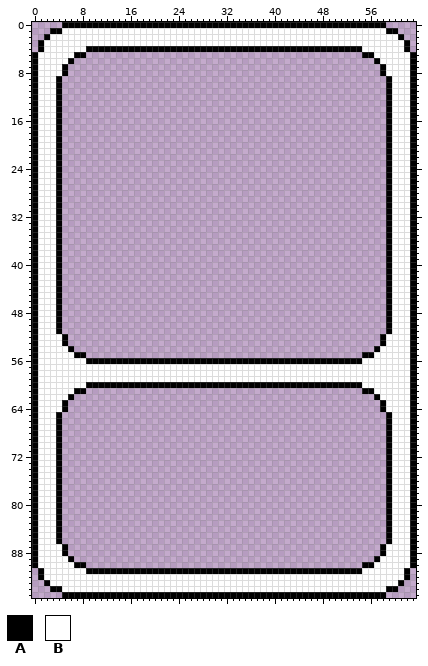
File history of a pixel-art file, Plasmid_Core/Content/card_frame.aseprite. Above: the version before the commit.
64x96 pixels, 1 frame.
Palette (. is transparent): A #000000  B #ffffff
Pixels before (only the part around the change), first column x 0:
 0 .....AAAAAAAAAAAAAAAAAAAAAAAAAAAAAAAAAAAAAAAAAAAAAAAAAAAAAA.....
 1 ...AABBBBBBBBBBBBBBBBBBBBBBBBBBBBBBBBBBBBBBBBBBBBBBBBBBBBBBAA...
 2 ..ABBBBBBBBBBBBBBBBBBBBBBBBBBBBBBBBBBBBBBBBBBBBBBBBBBBBBBBBBBA..
 3 .ABBBBBBBBBBBBBBBBBBBBBBBBBBBBBBBBBBBBBBBBBBBBBBBBBBBBBBBBBBBBA.
 4 .ABBBBBBBAAAAAAAAAAAAAAAAAAAAAAAAAAAAAAAAAAAAAAAAAAAAAABBBBBBBA.
 5 ABBBBBBAA..............................................AABBBBBBA
 6 ABBBBBA..................................................ABBBBBA
 7 ABBBBA....................................................ABBBBA
 8 ABBBBA....................................................ABBBBA
 9 ABBBA......................................................ABBBA
10 ABBBA......................................................ABBBA
11 ABBBA......................................................ABBBA
12 ABBBA......................................................ABBBA
13 ABBBA......................................................ABBBA
14 ABBBA......................................................ABBBA
15 ABBBA......................................................ABBBA
16 ABBBA......................................................ABBBA
17 ABBBA......................................................ABBBA
18 ABBBA......................................................ABBBA
19 ABBBA......................................................ABBBA
20 ABBBA......................................................ABBBA
21 ABBBA......................................................ABBBA
22 ABBBA......................................................ABBBA
23 ABBBA......................................................ABBBA
24 ABBBA......................................................ABBBA
25 ABBBA......................................................ABBBA
26 ABBBA......................................................ABBBA
27 ABBBA......................................................ABBBA
28 ABBBA......................................................ABBBA
29 ABBBA......................................................ABBBA
30 ABBBA......................................................ABBBA
31 ABBBA......................................................ABBBA
32 ABBBA......................................................ABBBA
33 ABBBA......................................................ABBBA
34 ABBBA......................................................ABBBA
35 ABBBA......................................................ABBBA
36 ABBBA......................................................ABBBA
37 ABBBA......................................................ABBBA
38 ABBBA......................................................ABBBA
39 ABBBA......................................................ABBBA
40 ABBBA......................................................ABBBA
41 ABBBA......................................................ABBBA
42 ABBBA......................................................ABBBA
43 ABBBA......................................................ABBBA
44 ABBBA......................................................ABBBA
45 ABBBA......................................................ABBBA
46 ABBBA......................................................ABBBA
47 ABBBA......................................................ABBBA
48 ABBBA......................................................ABBBA
49 ABBBA......................................................ABBBA
50 ABBBA......................................................ABBBA
51 ABBBA......................................................ABBBA
52 ABBBBA....................................................ABBBBA
53 ABBBBA....................................................ABBBBA
54 ABBBBBA..................................................ABBBBBA
55 ABBBBBBAA..............................................AABBBBBBA
56 ABBBBBBBBAAAAAAAAAAAAAAAAAAAAAAAAAAAAAAAAAAAAAAAAAAAAAABBBBBBBBA
57 ABBBBBBBBBBBBBBBBBBBBBBBBBBBBBBBBBBBBBBBBBBBBBBBBBBBBBBBBBBBBBBA
58 ABBBBBBBBBBBBBBBBBBBBBBBBBBBBBBBBBBBBBBBBBBBBBBBBBBBBBBBBBBBBBBA
59 ABBBBBBBBBBBBBBBBBBBBBBBBBBBBBBBBBBBBBBBBBBBBBBBBBBBBBBBBBBBBBBA
60 ABBBBBBBBAAAAAAAAAAAAAAAAAAAAAAAAAAAAAAAAAAAAAAAAAAAAAABBBBBBBBA
61 ABBBBBBAA..............................................AABBBBBBA
62 ABBBBBA..................................................ABBBBBA
63 ABBBBA....................................................ABBBBA
64 ABBBBA....................................................ABBBBA
65 ABBBA......................................................ABBBA
66 ABBBA......................................................ABBBA
67 ABBBA......................................................ABBBA
68 ABBBA......................................................ABBBA
69 ABBBA......................................................ABBBA
70 ABBBA......................................................ABBBA
71 ABBBA......................................................ABBBA
72 ABBBA......................................................ABBBA
73 ABBBA......................................................ABBBA
74 ABBBA......................................................ABBBA
75 ABBBA......................................................ABBBA
76 ABBBA......................................................ABBBA
77 ABBBA......................................................ABBBA
78 ABBBA......................................................ABBBA
79 ABBBA......................................................ABBBA
80 ABBBA......................................................ABBBA
The result:
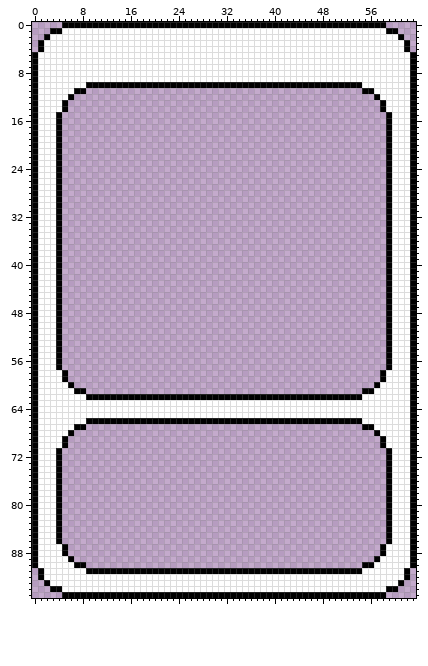
Change:
Changed rows in their new state; - is an unchanged pixel.
first column x 4:
 4 -----BBBBBBBBBBBBBBBBBBBBBBBBBBBBBBBBBBBBBBBBBBBBBB-----
 5 ---BBBBBBBBBBBBBBBBBBBBBBBBBBBBBBBBBBBBBBBBBBBBBBBBBB---
 6 --BBBBBBBBBBBBBBBBBBBBBBBBBBBBBBBBBBBBBBBBBBBBBBBBBBBB--
 7 -BBBBBBBBBBBBBBBBBBBBBBBBBBBBBBBBBBBBBBBBBBBBBBBBBBBBBB-
 8 -BBBBBBBBBBBBBBBBBBBBBBBBBBBBBBBBBBBBBBBBBBBBBBBBBBBBBB-
 9 BBBBBBBBBBBBBBBBBBBBBBBBBBBBBBBBBBBBBBBBBBBBBBBBBBBBBBBB
10 BBBBBAAAAAAAAAAAAAAAAAAAAAAAAAAAAAAAAAAAAAAAAAAAAAABBBBB
11 BBBAA----------------------------------------------AABBB
12 BBA--------------------------------------------------ABB
13 BA----------------------------------------------------AB
14 BA----------------------------------------------------AB
first column x 4:
52 A.----------------------------------------------------.A
53 A.----------------------------------------------------.A
54 A..--------------------------------------------------..A
55 A....----------------------------------------------....A
56 A......................................................A
57 A......................................................A
58 -A....................................................A-
59 -A....................................................A-
60 --A..................................................A--
62 --BBBAAAAAAAAAAAAAAAAAAAAAAAAAAAAAAAAAAAAAAAAAAAAAABBB--
63 -BBBBBBBBBBBBBBBBBBBBBBBBBBBBBBBBBBBBBBBBBBBBBBBBBBBBBB-
64 -BBBBBBBBBBBBBBBBBBBBBBBBBBBBBBBBBBBBBBBBBBBBBBBBBBBBBB-
65 BBBBBBBBBBBBBBBBBBBBBBBBBBBBBBBBBBBBBBBBBBBBBBBBBBBBBBBB
66 BBBBBAAAAAAAAAAAAAAAAAAAAAAAAAAAAAAAAAAAAAAAAAAAAAABBBBB
67 BBBAA----------------------------------------------AABBB
68 BBA--------------------------------------------------ABB
69 BA----------------------------------------------------AB
70 BA----------------------------------------------------AB
